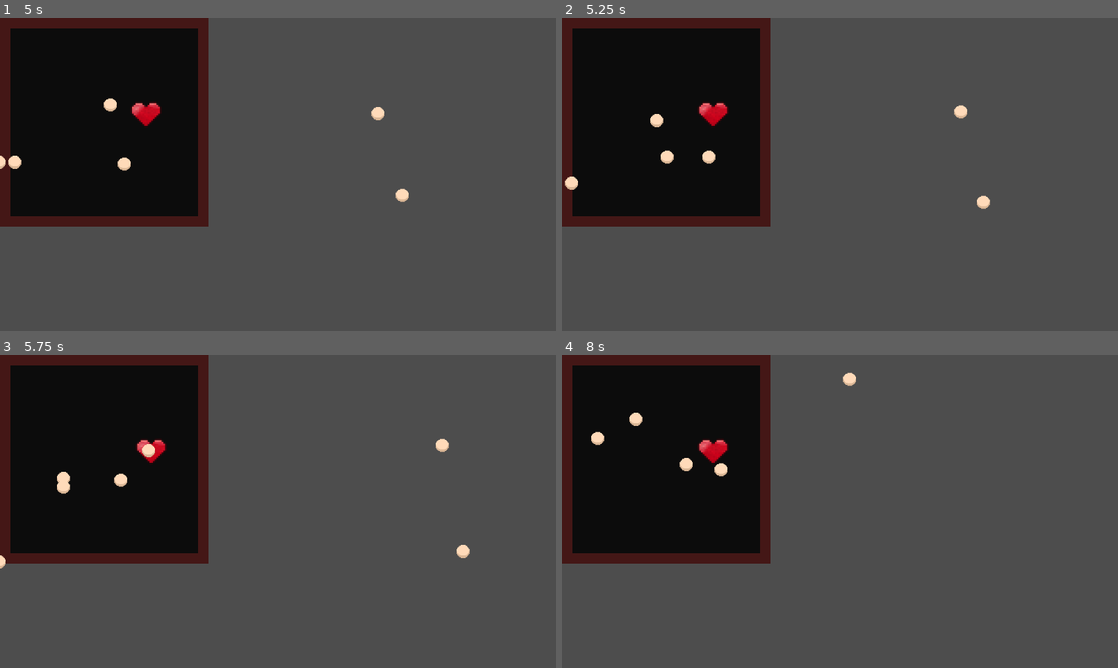
Above: before the commit, frames 1-4 (two rows, left to right).
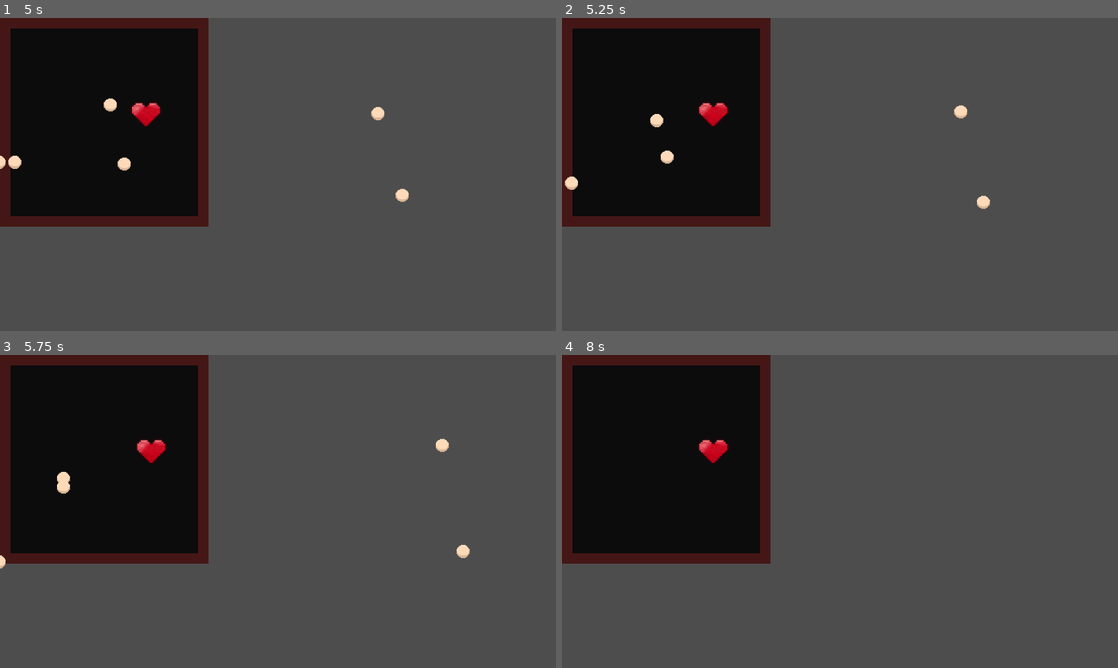
Above: after the commit, the same moments.

Repository: yanaexe/Global-Classroom-Project
Game: Godot game, scene res://scenes/dodge_minigame.tscn
Same seed, same stepped clock (60 frames per second), same inputs: the game is played once before the commit and once after it. This scene is started directly instead of the project's main scene.
Inputs (mouse positions are in pixels of both pictures, inside the frame that each line leads up to):
- Up to frame 1 (5 s): move the mouse to (250, 237) at 0.52 s; hold D (dodgeMG_right) 0.53-2.03 s; tap Shift (dash) at 0.6, 2.1, 3.6 s; click (250, 237) at 0.67 s; tap Space (jump) at 0.77, 1.52, 3.02, 3.77, 4.52 s; move the mouse to (444, 221) at 1.27 s; tap E (fire) at 1.35, 2.85, 4.35 s; move the mouse to (111, 127) at 2.02 s; hold A (dodgeMG_left) 2.03-4.28 s; move the mouse to (305, 174) at 2.77 s; click (305, 174) at 2.92 s; move the mouse to (194, 96) at 3.52 s; move the mouse to (400, 158) at 4.27 s; hold D (dodgeMG_right) from 4.28 s (still down)
- Up to frame 2 (5.25 s): keep holding D (dodgeMG_right); move the mouse to (728, 190) at 5.02 s; tap Shift (dash) at 5.1 s; click (728, 190) at 5.17 s
- Up to frame 3 (5.75 s): keep holding D (dodgeMG_right)
- Up to frame 4 (8 s): keep holding D (dodgeMG_right); move the mouse to (895, 442) at 5.77 s; tap E (fire) at 5.85, 7.35 s; tap Space (jump) at 6.02, 6.77, 7.52 s; move the mouse to (812, 574) at 6.52 s; tap Shift (dash) at 6.6 s; move the mouse to (1006, 558) at 7.27 s; click (1006, 558) at 7.42 s

Frame 1 is identical in both runs. In frame 2, less than 0.1% of the frame differs, in the area x 25-28%, y 42-47%; in frame 3, 0.2%; in frame 4, 0.4%, in the area x 5-53%, y 5-39%.

Commit message:
Fixed the timer so the bullets and player stop after 5 seconds

Diff:
--- a/scripts/dodge_minigame.gd
+++ b/scripts/dodge_minigame.gd
@@ -5,11 +5,14 @@
 
 func _on_Timer_timeout():
 	print("You survived!")
+	var bullet_spawner = get_node("BattleBox/BulletSpawner")
+	# Stop spawning bullets (if you made a spawner node)
+	if bullet_spawner:
+		print("I'n here!")
+		bullet_spawner.set_process(false)
+		bullet_spawner.queue_free()
 
-	# Stop spawning bullets (if you made a spawner node)
-	if has_node("BulletSpawner"):
-		$BulletSpawner.queue_free()
-
+	print("I Didn't go through bullet spawner")
 	# Optional: freeze player, show message, etc.
 	var player = get_tree().get_nodes_in_group("player_soul")[0]
 	player.set_physics_process(false)
